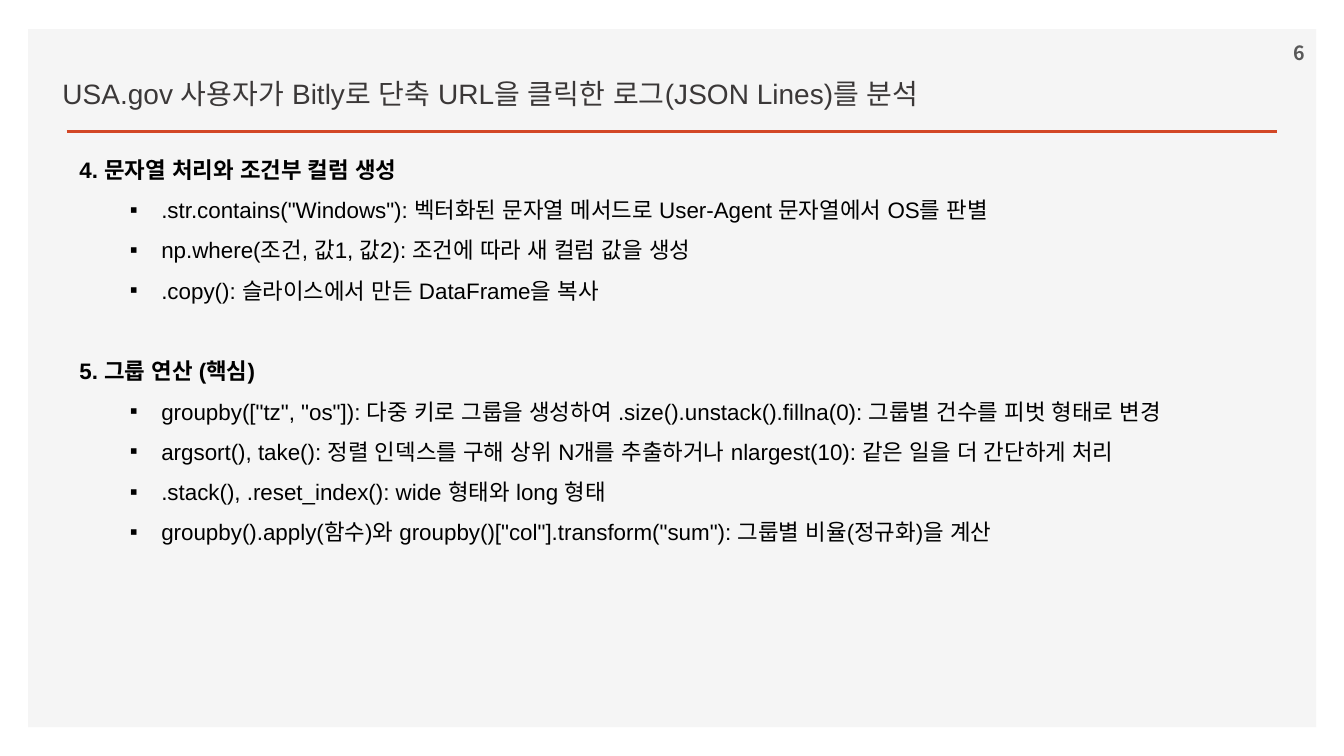
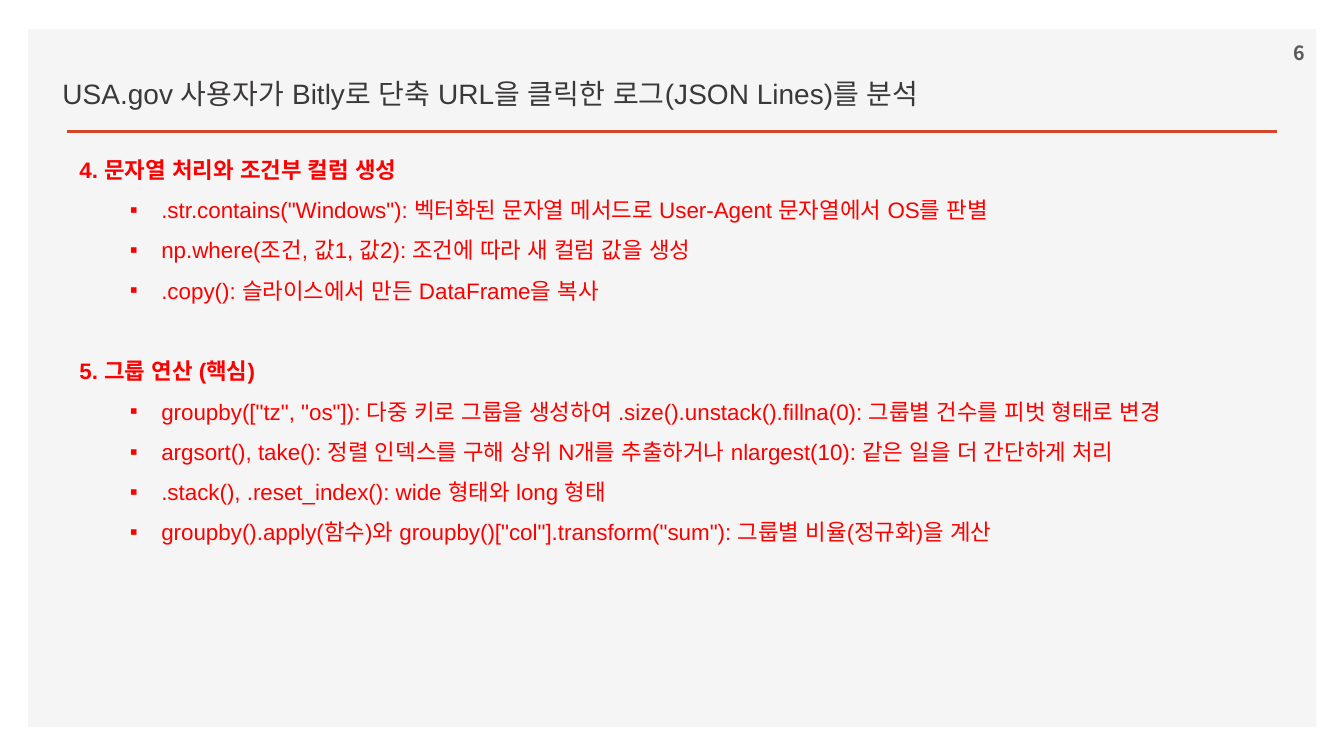
Before and after one commit to ancestor9/2026_Fall_Application-Deployment, a slide deck: slide 6 of 20261106/python for data analysis.pptx. Drawn at 1344x756 pixels with LibreOffice and Linux fonts; fonts in the diff are those of the drawing; background and template pictures are left out. Boxes give left, top, right and bottom in pixels: in the first picture for what was removed or moved away, otherwise in the second. Text is boxed around its words. In the diff, an @@ line names an element or a change of style, - is before the commit and + after.

```diff
--- a/20261106/python for data analysis.pptx
+++ b/20261106/python for data analysis.pptx
@@ text "4. 문자열 처리와 조건부 컬럼 ..." at (x1=79, y1=159, x2=1161, y2=545): text colour #000000 to #FF0000 @@
```
